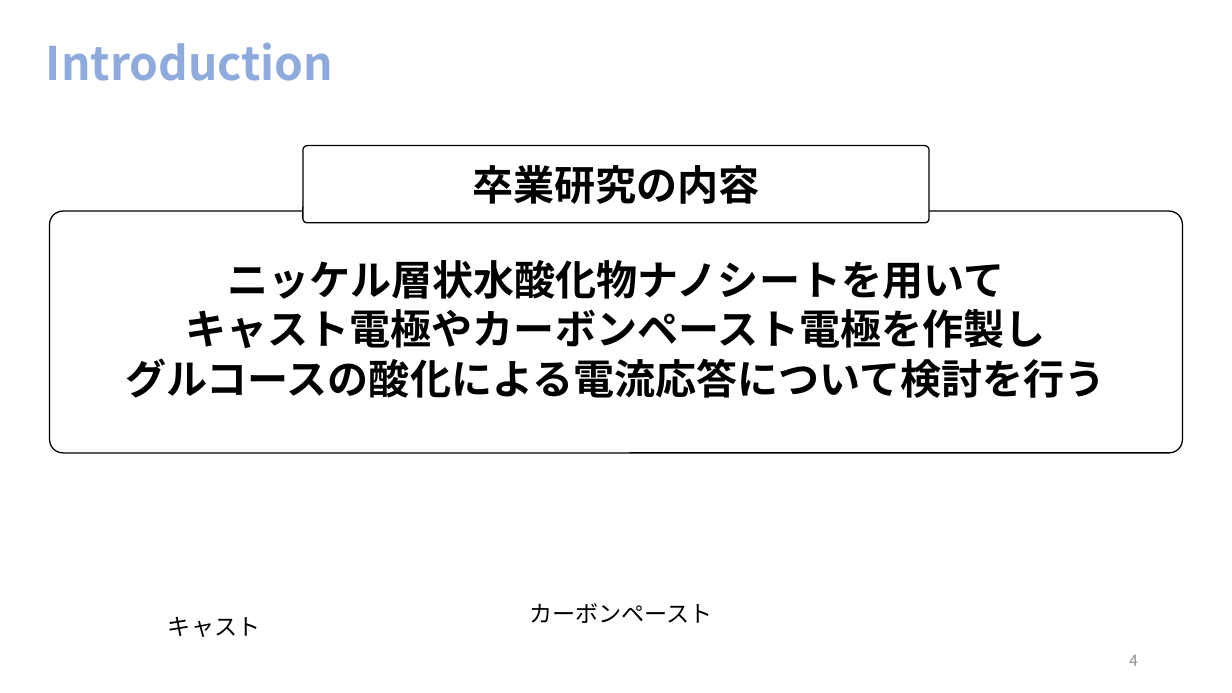
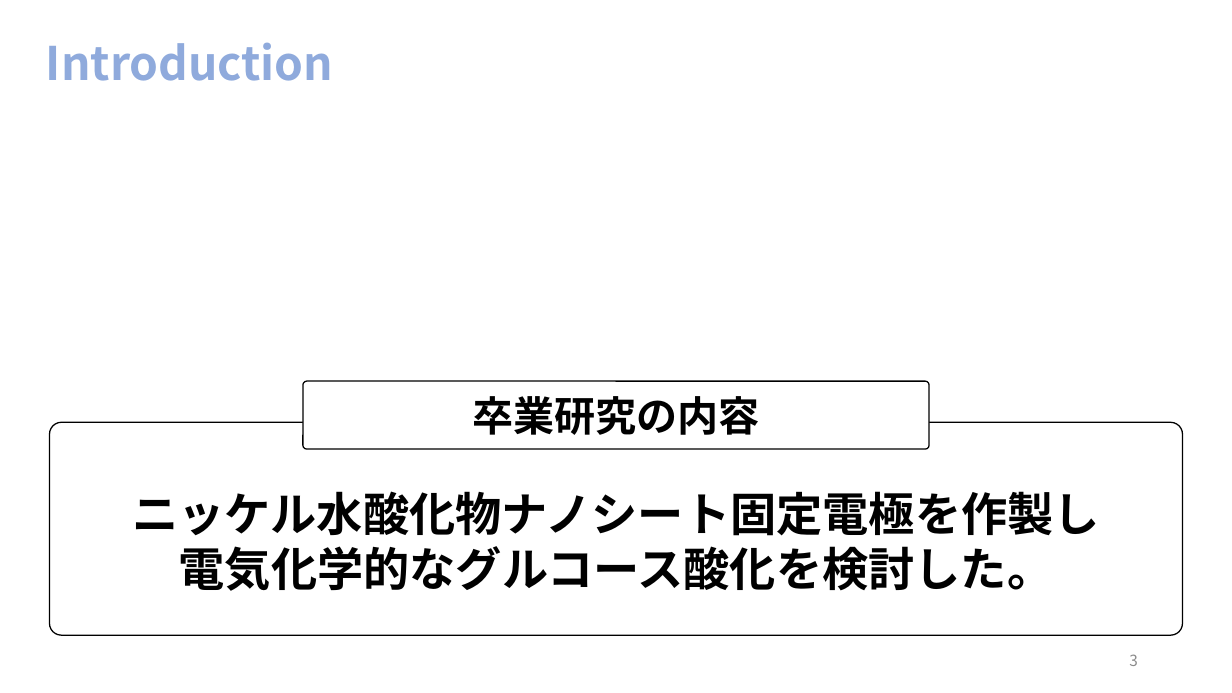
Before and after one commit to akidon0000/graduation-thesis, a slide deck: slide 3 of 発表スライド/卒論スライド 松山晃大.pptx (slide 4 before the commit). Drawn at 1232x693 pixels with LibreOffice and Linux fonts; fonts in the diff are those of the drawing. Boxes give left, top, right and bottom in pixels: in the first picture for what was removed or moved away, otherwise in the second. Text is boxed around its words. In the diff, an @@ line names an element or a change of style, - is before the commit and + after.

```diff
--- a/発表スライド/卒論スライド 松山晃大.pptx
+++ b/発表スライド/卒論スライド 松山晃大.pptx
@@ rounded rectangle "卒業研究の内容": place and size @@
-rounded rectangle "卒業研究の内容" at box(303, 146, 930, 224)
+rounded rectangle "卒業研究の内容" at box(303, 381, 930, 449)
@@ rounded rectangle: place and size @@
-rounded rectangle at box(50, 211, 1183, 453)
+rounded rectangle at box(50, 422, 1183, 635)
@@ text at box(132, 491, 1100, 591): text changed; size 32 to 36 pt @@
-ニッケル層状水酸化物ナノシートを用いて
-キャスト電極やカーボンペースト電極を作製し
-グルコースの酸化による電流応答について検討を行う
+ニッケル水酸化物ナノシート固定電極を作製し
+電気化学的なグルコース酸化を検討した。
@@ text removed at box(168, 617, 260, 637) @@
-キャスト
@@ text removed at box(529, 603, 713, 623) @@
-カーボンペースト
@@ page number at box(1129, 654, 1138, 666): text changed @@
-4
+3
```
Also in this commit, not shown: 2 other slides changed, 2 slides added, 1 slide removed, 3 other files.
